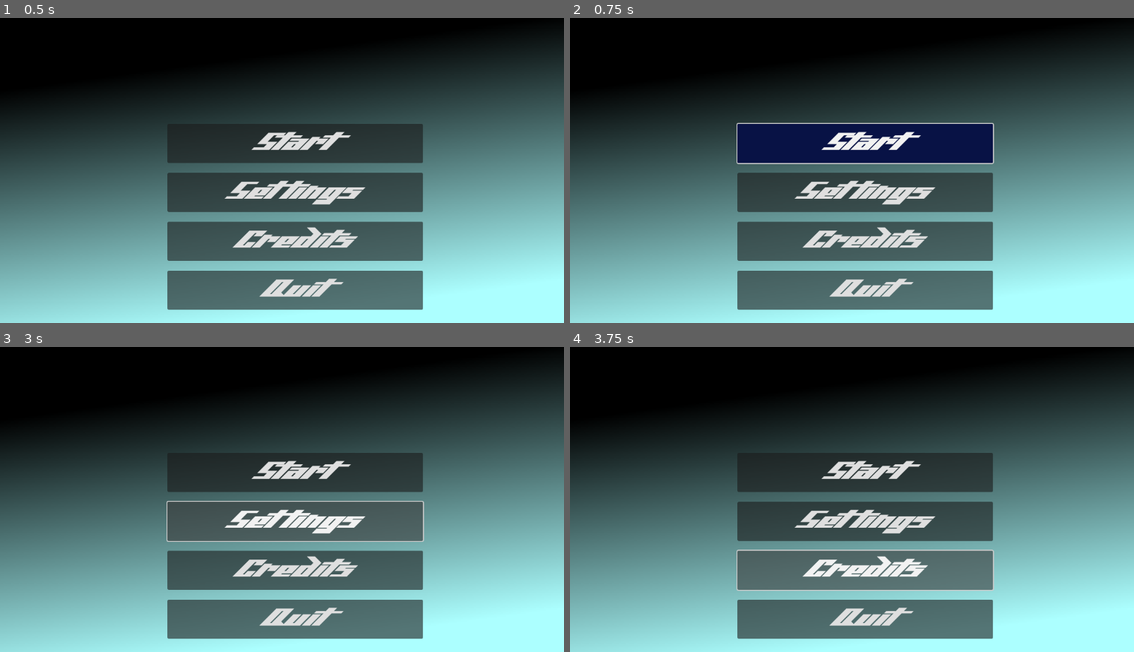
Above: before the commit, frames 1-4 (two rows, left to right).
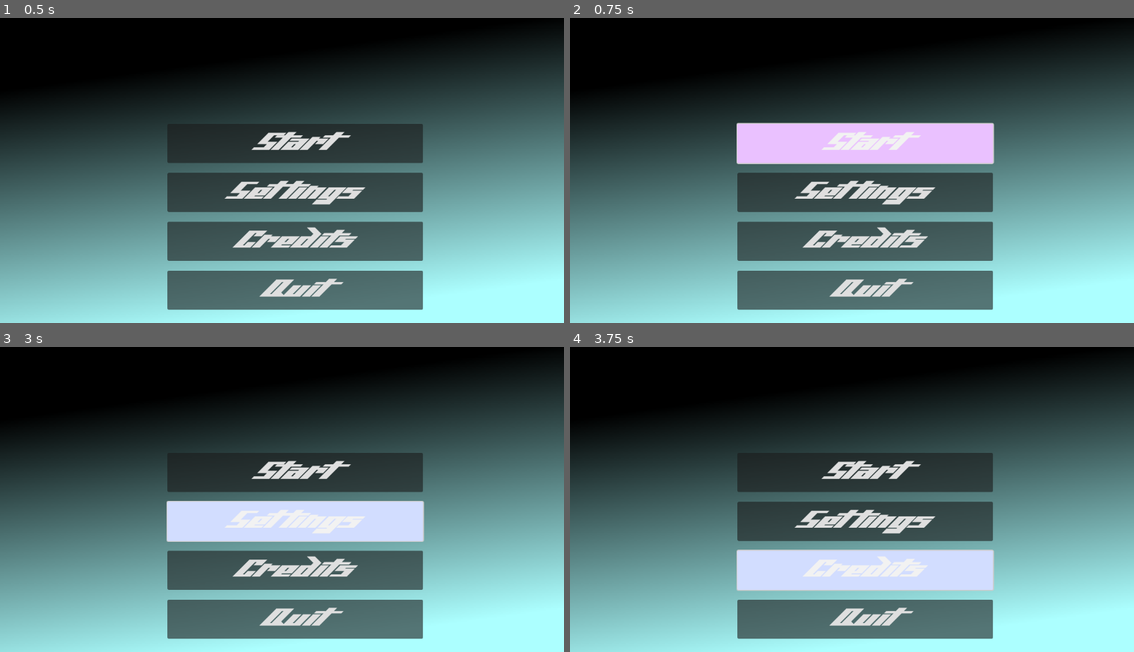
Above: after the commit, the same moments.

Repository: the-rapper/Blank
Game: Godot game, scene res://Main menu/MainMenu.tscn
The game is run twice, just before and just after one commit, with the same random seed, the same clock (stepped at 60 frames per second) and the same inputs. This scene is started directly instead of the project's main scene.
Inputs:
- Up to frame 1 (0.5 s): no input
- Up to frame 2 (0.75 s): click "Start" at 0.5 s
- Up to frame 3 (3 s): click "Start" at 1.25 s; click "Start" at 2 s; click "Settings" at 2.75 s
- Up to frame 4 (3.75 s): click "Credits" at 3.5 s

Frame 1 is identical in both runs. In frame 2, 5.5% of the frame differs, in the area x 29-76%, y 34-48%; in frame 3, 5.1%; in frame 4, 5.2%.

Commit message:
Update MainMenu.tscn

Diff:
--- a/Main menu/MainMenu.tscn
+++ b/Main menu/MainMenu.tscn
@@ -14,8 +14,17 @@
 fill_to = Vector2(0.123853, 0.801733)
 
 [sub_resource type="StyleBoxFlat" id="StyleBoxFlat_7hqbv"]
-bg_color = Color(0.0313649, 0.0706401, 0.268826, 1)
+bg_color = Color(0.917647, 0.756863, 1, 1)
 corner_detail = 17
+
+[sub_resource type="StyleBoxFlat" id="StyleBoxFlat_cuqw3"]
+bg_color = Color(0.822604, 0.865793, 1, 1)
+
+[sub_resource type="StyleBoxFlat" id="StyleBoxFlat_w8l1t"]
+bg_color = Color(0.823529, 0.866667, 1, 1)
+
+[sub_resource type="StyleBoxFlat" id="StyleBoxFlat_k4non"]
+bg_color = Color(1, 0.399439, 0.313593, 1)
 
 [node name="MainMenu" type="Control"]
 layout_mode = 3
@@ -95,6 +104,7 @@
 layout_mode = 2
 theme_override_fonts/font = ExtResource("1_uscpr")
 theme_override_font_sizes/font_size = 50
+theme_override_styles/hover = SubResource("StyleBoxFlat_cuqw3")
 text = "Settings"
 
 [node name="CreditsButton" type="Button" parent="MarginContainer/MenuItems"]
@@ -102,6 +112,7 @@
 layout_mode = 2
 theme_override_fonts/font = ExtResource("1_uscpr")
 theme_override_font_sizes/font_size = 50
+theme_override_styles/hover = SubResource("StyleBoxFlat_w8l1t")
 text = "Credits"
 
 [node name="QuitButton" type="Button" parent="MarginContainer/MenuItems"]
@@ -109,6 +120,7 @@
 layout_mode = 2
 theme_override_fonts/font = ExtResource("1_uscpr")
 theme_override_font_sizes/font_size = 50
+theme_override_styles/hover = SubResource("StyleBoxFlat_k4non")
 text = "Quit"
 
 [node name="AnimationPlayer" type="AnimationPlayer" parent="."]
Not shown: 1 places in Main menu/MainMenu.tscn that only renumber resources
